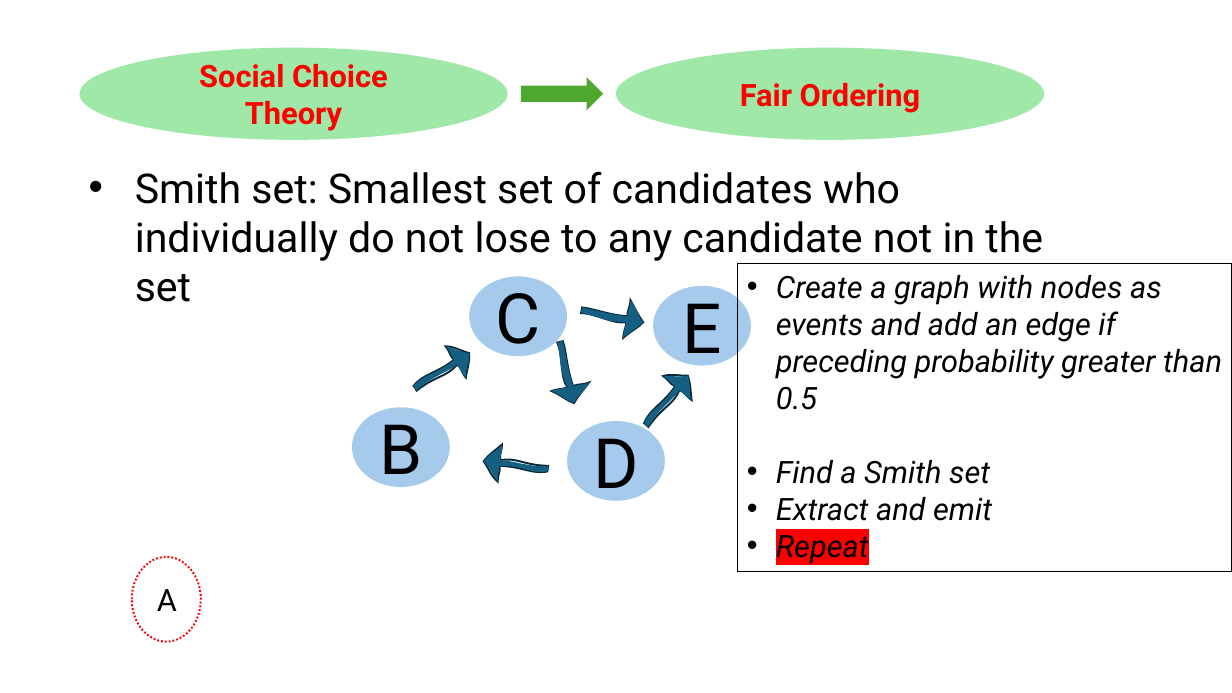
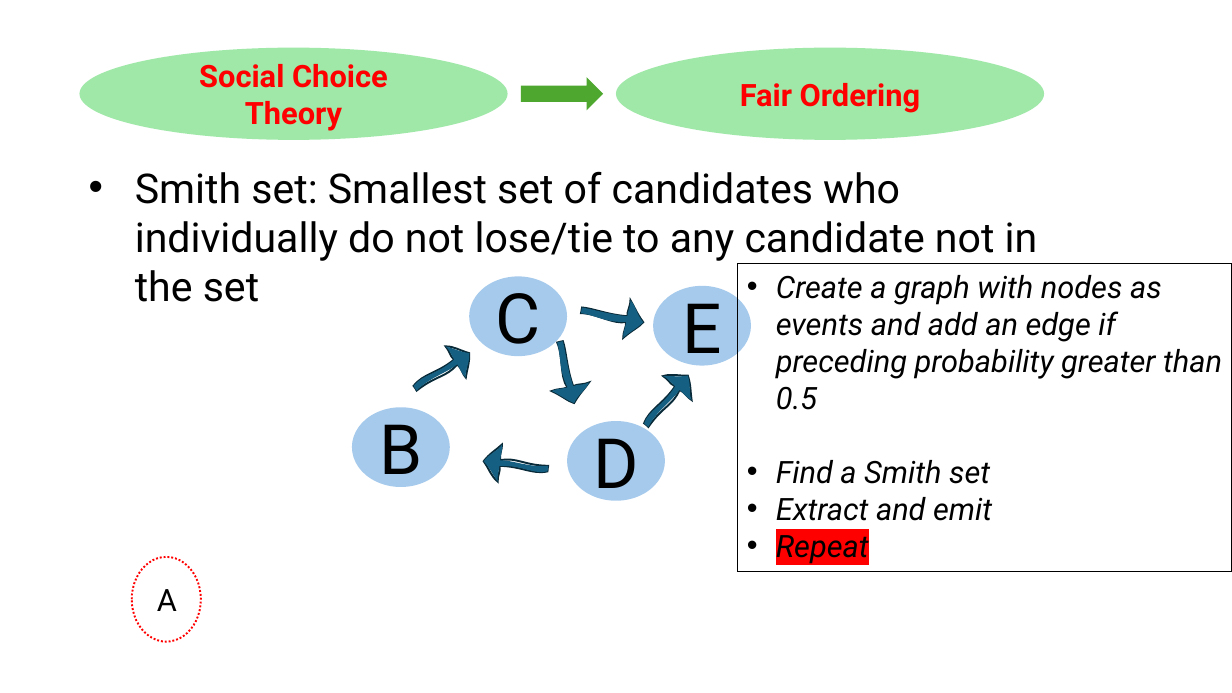
Before and after one commit to HaseebLUMS/Onyx-Presentation, a slide deck: slide 152 of thesis-latency-fairness.pptx (slide 157 before the commit). Drawn at 1232x693 pixels with LibreOffice and Linux fonts; fonts in the diff are those of the drawing. Boxes give left, top, right and bottom in pixels: in the first picture for what was removed or moved away, otherwise in the second. Text is boxed around its words. In the diff, an @@ line names an element or a change of style, - is before the commit and + after.

```diff
--- a/thesis-latency-fairness.pptx
+++ b/thesis-latency-fairness.pptx
@@ text at bbox=[135, 171, 1038, 302]: text changed @@
-• Smith set: Smallest set of candidates who individually do not lose to any candidate not in the set
+• Smith set: Smallest set of candidates who individually do not lose/tie to any candidate not in the set
```
Also in this commit, not shown: 15 other slides changed, 5 slides removed.
